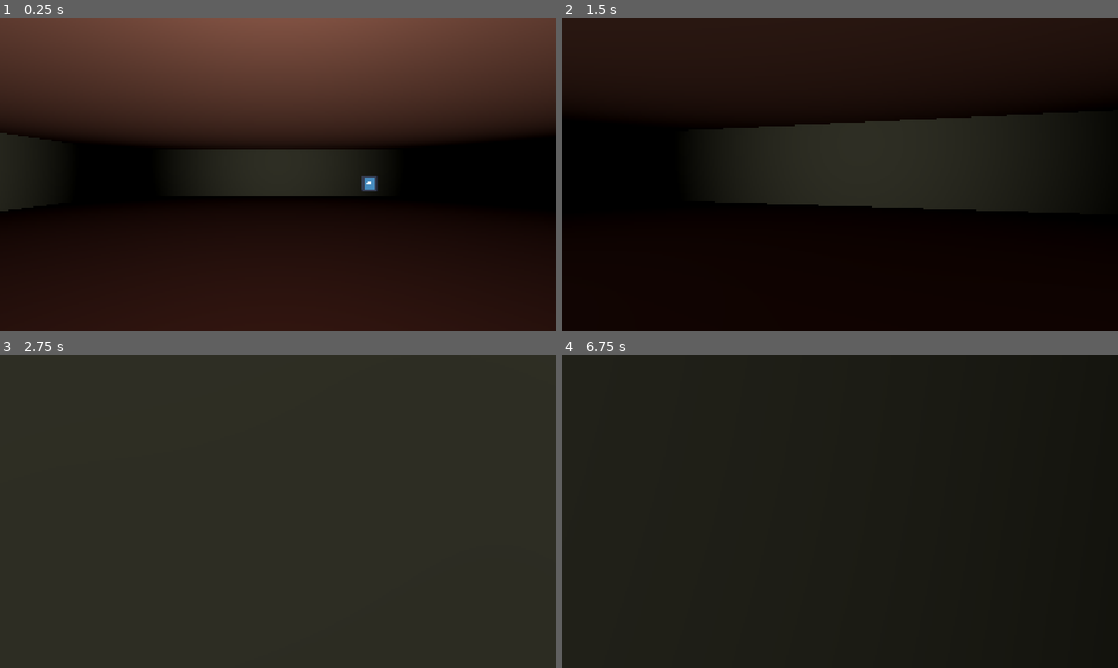
Above: before the commit, frames 1-4 (two rows, left to right).
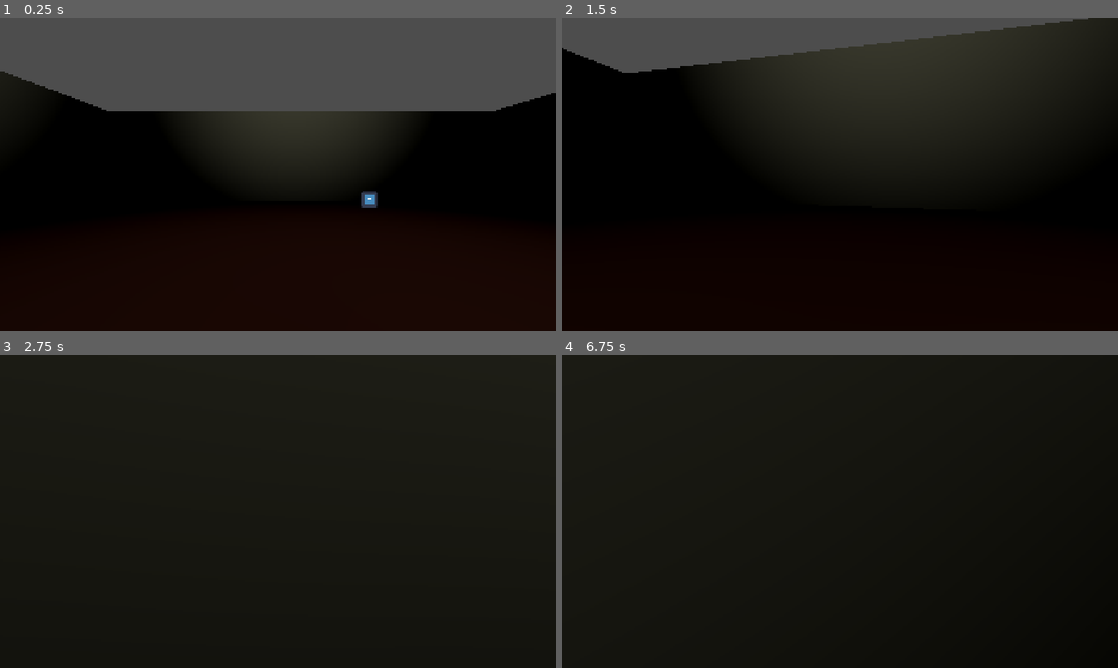
Above: after the commit, the same moments.

Repository: Ranzavia23/GameSeed-DanganronpaCatGame
Game: Godot game, scene res://Scenes/floor1.tscn
Same seed, same stepped clock (60 frames per second), same inputs: the game is played once before the commit and once after it. Before the commit the project starts from res://Scenes/environment.tscn. The engine's default icon, where the game draws it, is replaced by a stand-in: a white triangle on a blue panel in a dark square.
Inputs (mouse positions are in pixels of both pictures, inside the frame that each line leads up to):
- Up to frame 1 (0.25 s): no input
- Up to frame 2 (1.5 s): tap Enter (ui_accept) at 0.5, 0.77 s; move the mouse to (867, 174) at 0.52 s; press the mouse at (867, 174) at 0.53 s; hold Up (ui_up) from 0.53 s (still down); move the mouse to (812, 174) at 1.27 s; release the mouse at (812, 174) at 1.28 s; click (812, 174) at 1.35 s
- Up to frame 3 (2.75 s): keep holding Up (ui_up); tap Enter (ui_accept) at 1.52 s; move the mouse to (289, 505) at 2.02 s; press the mouse at (289, 505) at 2.03 s
- Up to frame 4 (6.75 s): tap Enter (ui_accept) at 2.75, 3.02, 3.5, 3.77, 4.25, 4.52, 5, 5.75, 6.02 s; move the mouse to (834, 517) at 2.77 s; release the mouse at (834, 517) at 2.78 s; click (834, 517) at 2.85 s; move the mouse to (878, 514) at 3.52 s; press the mouse at (878, 514) at 3.53 s; move the mouse to (795, 508) at 4.27 s; release the mouse at (795, 508) at 4.28 s; click (795, 508) at 4.35 s; move the mouse to (845, 511) at 5.02 s; press the mouse at (845, 511) at 5.03 s; move the mouse to (817, 505) at 5.77 s; release Up (ui_up) at 5.78 s; release the mouse at (817, 505) at 5.78 s; hold Right (ui_right) 5.78-6.53 s; click (817, 505) at 5.85 s; move the mouse to (867, 511) at 6.52 s; press the mouse at (867, 511) at 6.53 s; hold Up (ui_up) from 6.53 s (still down)

The runs differ from the first frame. In frame 1, 38% of the frame differs, in the area x 0-100%, y 0-62%; in frame 2, 27%; in frame 3, 14%; in frame 4, less than 0.1%.

Commit message:
Refactor scene transitions: update target scene in door script and create new floor1 scene

Diff:
--- a/Scenes/environment.tscn
+++ /dev/null
@@ -1,81 +0,0 @@
-[gd_scene format=3 uid="uid://cr8o3yllqe75"]
-
-[ext_resource type="PackedScene" uid="uid://be8qbmt0fe144" path="res://Scenes/player.tscn" id="1_km3fo"]
-[ext_resource type="Script" uid="uid://cu3xmxv0dpab7" path="res://Scripts/static_body_3d.gd" id="1_mfu5p"]
-[ext_resource type="PackedScene" uid="uid://oqea5prr10ug" path="res://Scenes/npc_placeholder.tscn" id="3_a65fu"]
-
-[sub_resource type="StandardMaterial3D" id="StandardMaterial3D_a65fu"]
-albedo_color = Color(0.30980393, 0.101960786, 0.02745098, 1)
-
-[sub_resource type="StandardMaterial3D" id="StandardMaterial3D_ukl56"]
-albedo_color = Color(0.9782296, 0.6300377, 0.51621264, 1)
-
-[sub_resource type="StandardMaterial3D" id="StandardMaterial3D_vpl2n"]
-albedo_color = Color(1, 1, 0.81960785, 1)
-
-[sub_resource type="ShaderMaterial" id="ShaderMaterial_vpl2n"]
-
-[sub_resource type="PhysicsMaterial" id="PhysicsMaterial_mfu5p"]
-
-[sub_resource type="BoxShape3D" id="BoxShape3D_mfu5p"]
-size = Vector3(0.16333008, 1.8596191, 1)
-
-[node name="Floor1" type="Node3D" unique_id=1152997182]
-
-[node name="Base" type="CSGBox3D" parent="." unique_id=1014743641]
-transform = Transform3D(1, 0, 0, 0, 1, 0, 0, 0, 1, 1.0279438, 0.026708985, -0.6822691)
-use_collision = true
-size = Vector3(20, 0.01, 20)
-material = SubResource("StandardMaterial3D_a65fu")
-
-[node name="Ceiling" type="CSGBox3D" parent="." unique_id=125942311]
-transform = Transform3D(1, 0, 0, 0, 1, 0, 0, 0, 1, 1.028, 2.5079076, -0.682)
-use_collision = true
-size = Vector3(20, 0.01, 20)
-material = SubResource("StandardMaterial3D_ukl56")
-
-[node name="SWall" type="CSGBox3D" parent="." unique_id=1249961897]
-transform = Transform3D(1, 0, 0, 0, 1, 0, 0, 0, 1, 1.2304032, 1.1922293, 9.211758)
-use_collision = true
-size = Vector3(20, 3, 0.1)
-material = SubResource("StandardMaterial3D_vpl2n")
-
-[node name="NWall" type="CSGBox3D" parent="." unique_id=712673747]
-transform = Transform3D(1, 0, 0, 0, 1, 0, 0, 0, 1, 1.2304032, 1.1922293, -10.684242)
-use_collision = true
-size = Vector3(20, 3, 0.1)
-material = SubResource("StandardMaterial3D_vpl2n")
-
-[node name="WWall" type="CSGBox3D" parent="." unique_id=256203811]
-transform = Transform3D(1, 0, 0, 0, 1, 0, 0, 0, 1, -8.779596, 1.1922293, -0.73524195)
-use_collision = true
-size = Vector3(0.1, 3, 20)
-material = SubResource("StandardMaterial3D_vpl2n")
-
-[node name="EWall" type="CSGBox3D" parent="." unique_id=854420351]
-transform = Transform3D(1, 0, 0, 0, 1, 0, 0, 0, 1, 11.120403, 1.1922293, -0.73524195)
-use_collision = true
-size = Vector3(0.1, 3, 20)
-material = SubResource("StandardMaterial3D_vpl2n")
-
-[node name="Door" type="CSGBox3D" parent="." unique_id=1856801894]
-transform = Transform3D(1, 0, 0, 0, 1, 0, 0, 0, 1, 4.9969387, 0.98565495, 0)
-size = Vector3(0.103637695, 1.9003296, 1)
-material = SubResource("ShaderMaterial_vpl2n")
-
-[node name="StaticBody3D" type="StaticBody3D" parent="Door" unique_id=735153051]
-physics_material_override = SubResource("PhysicsMaterial_mfu5p")
-script = ExtResource("1_mfu5p")
-
-[node name="CollisionShape3D" type="CollisionShape3D" parent="Door/StaticBody3D" unique_id=1728315521]
-shape = SubResource("BoxShape3D_mfu5p")
-
-[node name="Player" parent="." unique_id=358859478 instance=ExtResource("1_km3fo")]
-transform = Transform3D(1, 0, 0, 0, 1, 0, 0, 0, 1, 0, 2.0333238, 0)
-
-[node name="NPC_Placeholder" parent="." unique_id=225260934 instance=ExtResource("3_a65fu")]
-transform = Transform3D(1, 0, 0, 0, 1, 0, 0, 0, 1, 2.9046178, 0.621135, -6.4774327)
-
-[node name="OmniLight3D" type="OmniLight3D" parent="." unique_id=1548488582]
-transform = Transform3D(1, 0, 0, 0, 1, 0, 0, 0, 1, 0, 1.8948627, 0)
-omni_range = 12.891
--- /dev/null
+++ b/Scenes/floor1.tscn
@@ -0,0 +1,161 @@
+[gd_scene format=3 uid="uid://cr8o3yllqe75"]
+
+[ext_resource type="Script" uid="uid://cu3xmxv0dpab7" path="res://Scripts/static_body_3d.gd" id="1_hu1up"]
+[ext_resource type="PackedScene" uid="uid://be8qbmt0fe144" path="res://Scenes/player.tscn" id="2_57iu8"]
+[ext_resource type="PackedScene" uid="uid://oqea5prr10ug" path="res://Scenes/npc_placeholder.tscn" id="3_tucyv"]
+
+[sub_resource type="StandardMaterial3D" id="StandardMaterial3D_a65fu"]
+albedo_color = Color(0.30980393, 0.101960786, 0.02745098, 1)
+
+[sub_resource type="StandardMaterial3D" id="StandardMaterial3D_ukl56"]
+albedo_color = Color(0.9782296, 0.6300377, 0.51621264, 1)
+
+[sub_resource type="StandardMaterial3D" id="StandardMaterial3D_vpl2n"]
+albedo_color = Color(1, 1, 0.81960785, 1)
+
+[sub_resource type="BoxShape3D" id="BoxShape3D_hu1up"]
+size = Vector3(6.1812744, 2.762207, 3.5611267)
+
+[sub_resource type="ShaderMaterial" id="ShaderMaterial_vpl2n"]
+
+[sub_resource type="PhysicsMaterial" id="PhysicsMaterial_mfu5p"]
+
+[sub_resource type="BoxShape3D" id="BoxShape3D_mfu5p"]
+size = Vector3(0.16333008, 1.8596191, 1)
+
+[node name="Floor1" type="Node3D" unique_id=1152997182]
+
+[node name="Base" type="CSGBox3D" parent="." unique_id=1014743641]
+transform = Transform3D(1, 0, 0, 0, 1, 0, 0, 0, 1, 1.028, 0.27, -0.682)
+use_collision = true
+size = Vector3(20, 0.01, 20)
+material = SubResource("StandardMaterial3D_a65fu")
+
+[node name="Ceiling" type="CSGBox3D" parent="." unique_id=125942311]
+transform = Transform3D(1, 0, 0, 0, 1, 0, 0, 0, 1, 1.028, 62.86454, -0.682)
+use_collision = true
+size = Vector3(20, 0.01, 20)
+material = SubResource("StandardMaterial3D_ukl56")
+
+[node name="SWall" type="CSGBox3D" parent="." unique_id=1249961897]
+transform = Transform3D(1, 0, 0, 0, 1, 0, 0, 0, 1, 1.2304032, 2.47223, 9.211758)
+use_collision = true
+size = Vector3(20, 5, 0.1)
+material = SubResource("StandardMaterial3D_vpl2n")
+
+[node name="NWall" type="CSGBox3D" parent="." unique_id=712673747]
+transform = Transform3D(1, 0, 0, 0, 1, 0, 0, 0, 1, 1.2304032, 2.47223, -10.684242)
+use_collision = true
+size = Vector3(20, 5, 0.1)
+material = SubResource("StandardMaterial3D_vpl2n")
+
+[node name="WWall" type="CSGBox3D" parent="." unique_id=256203811]
+transform = Transform3D(1, 0, 0, 0, 1, 0, 0, 0, 1, -8.779596, 2.47223, -0.73524195)
+use_collision = true
+size = Vector3(0.1, 5, 20)
+material = SubResource("StandardMaterial3D_vpl2n")
+
+[node name="EWall" type="CSGBox3D" parent="." unique_id=854420351]
+transform = Transform3D(1, 0, 0, 0, 1, 0, 0, 0, 1, 11.120403, 2.47223, -0.73524195)
+use_collision = true
+size = Vector3(0.1, 5, 20)
+material = SubResource("StandardMaterial3D_vpl2n")
+
+[node name="Stairs" type="Node3D" parent="." unique_id=1750092075]
+transform = Transform3D(1, 0, 0, 0, 1, 0, 0, 0, 1, 8.377853, 0.78518915, 6.6884108)
+
+[node name="Frame" type="CSGBox3D" parent="Stairs" unique_id=1778679107]
+transform = Transform3D(1, 0, 0, 0, 1, 0, 0, 0, 1, -1.0482864, 1.6340904, -5.1979036)
+use_collision = true
+size = Vector3(7.527937, 4.9819336, 0.13085938)
+
+[node name="StairsBlock" type="CSGBox3D" parent="Stairs" unique_id=228725805]
+transform = Transform3D(1, 0, 0, 0, 1, 0, 0, 0, 1, -3.7456512, -0.41088867, 0.58258057)
+size = Vector3(0.70318604, 0.17822266, 4)
+
+[node name="StairsBlock2" type="CSGBox3D" parent="Stairs" unique_id=1528800329]
+transform = Transform3D(1, 0, 0, 0, 1, 0, 0, 0, 1, -3.042653, -0.17938232, 0.58258057)
+size = Vector3(0.70318604, 0.29919434, 4)
+
+[node name="StairsBlock3" type="CSGBox3D" parent="Stairs" unique_id=1356277891]
+transform = Transform3D(1, 0, 0, 0, 1, 0, 0, 0, 1, -2.349165, 0.16674805, 0.58258057)
+size = Vector3(0.70318604, 0.38867188, 4)
+
+[node name="StairsBlock4" type="CSGBox3D" parent="Stairs" unique_id=43811723]
+transform = Transform3D(1, 0, 0, 0, 1, 0, 0, 0, 1, -1.6443839, 0.42529297, 0.58258057)
+size = Vector3(0.70318604, 0.5073242, 4)
+
+[node name="StairsBlock5" type="CSGBox3D" parent="Stairs" unique_id=930108525]
+transform = Transform3D(1, 0, 0, 0, 1, 0, 0, 0, 1, -0.9727497, 0.78408813, 0.58258057)
+size = Vector3(0.70318604, 0.621521, 4)
+
+[node name="StairsBlock6" type="CSGBox3D" parent="Stairs" unique_id=814603012]
+transform = Transform3D(1, 0, 0, 0, 1, 0, 0, 0, 1, -0.30830097, 1.140696, 0.58258057)
+size = Vector3(0.70318604, 0.621521, 4)
+
+[node name="Platform" type="CSGBox3D" parent="Stairs" unique_id=428358369]
+transform = Transform3D(1, 0, 0, 0, 1, 0, 0, 0, 1, 1.3683786, 1.4105778, -1.3405628)
+size = Vector3(2.6466217, 0.621521, 7.593479)
+
+[node name="StairsBlock8" type="CSGBox3D" parent="Stairs" unique_id=953026391]
+transform = Transform3D(1, 0, 0, 0, 1, 0, 0, 0, 1, -0.30830097, 0.8164489, -3.2702918)
+use_collision = true
+size = Vector3(0.70318604, 2.6619186, 3.7471924)
+
+[node name="StairsBlock9" type="CSGBox3D" parent="Stairs" unique_id=1464669191]
+transform = Transform3D(1, 0, 0, 0, 1, 0, 0, 0, 1, -1.0140066, 0.99566436, -3.2702918)
+use_collision = true
+size = Vector3(0.70318604, 3.017849, 3.7471924)
+
+[node name="StairsBlock10" type="CSGBox3D" parent="Stairs" unique_id=559402836]
+transform = Transform3D(1, 0, 0, 0, 1, 0, 0, 0, 1, -1.7170191, 1.1324944, -3.2702918)
+use_collision = true
+size = Vector3(0.70318604, 3.284233, 3.7471924)
+
+[node name="StairsBlock11" type="CSGBox3D" parent="Stairs" unique_id=161170435]
+transform = Transform3D(1, 0, 0, 0, 1, 0, 0, 0, 1, -2.414456, 1.3005733, -3.2702918)
+use_collision = true
+size = Vector3(0.70318604, 3.6255417, 3.7471924)
+
+[node name="StairsBlock12" type="CSGBox3D" parent="Stairs" unique_id=1815766928]
+transform = Transform3D(1, 0, 0, 0, 1, 0, 0, 0, 1, -3.1187272, 1.3781958, -3.2702918)
+use_collision = true
+size = Vector3(0.70318604, 4.090439, 3.7471924)
+
+[node name="StairsBlock13" type="CSGBox3D" parent="Stairs" unique_id=1105927405]
+transform = Transform3D(1, 0, 0, 0, 1, 0, 0, 0, 1, -3.7925644, 1.4654541, -3.2702918)
+use_collision = true
+size = Vector3(0.70318604, 4.563095, 3.7471924)
+
+[node name="StairsBlock14" type="CSGBox3D" parent="Stairs" unique_id=1349985189]
+transform = Transform3D(1, 0, 0, 0, 1, 0, 0, 0, 1, -4.4737816, 1.8049788, -3.2702918)
+use_collision = true
+size = Vector3(0.70318604, 4.636772, 3.7471924)
+
+[node name="StaticBody3D" type="StaticBody3D" parent="Stairs" unique_id=496775362]
+
+[node name="CollisionShape3D" type="CollisionShape3D" parent="Stairs/StaticBody3D" unique_id=787651138]
+transform = Transform3D(1, 0, 0, 0, 1, 0, 0, 0, 1, -1.0980835, 0.8811035, 0.6612091)
+shape = SubResource("BoxShape3D_hu1up")
+
+[node name="Door" type="CSGBox3D" parent="." unique_id=1856801894]
+transform = Transform3D(1, 0, 0, 0, 1, 0, 0, 0, 1, 4.9969387, 1.2099198, 0.79802054)
+size = Vector3(0.103637695, 1.9003296, 1)
+material = SubResource("ShaderMaterial_vpl2n")
+
+[node name="StaticBody3D" type="StaticBody3D" parent="Door" unique_id=735153051]
+physics_material_override = SubResource("PhysicsMaterial_mfu5p")
+script = ExtResource("1_hu1up")
+
+[node name="CollisionShape3D" type="CollisionShape3D" parent="Door/StaticBody3D" unique_id=1728315521]
+shape = SubResource("BoxShape3D_mfu5p")
+
+[node name="Player" parent="." unique_id=358859478 instance=ExtResource("2_57iu8")]
+transform = Transform3D(1, 0, 0, 0, 1, 0, 0, 0, 1, 0, 2.0333238, 0)
+
+[node name="NPC_Placeholder" parent="." unique_id=225260934 instance=ExtResource("3_tucyv")]
+transform = Transform3D(1, 0, 0, 0, 1, 0, 0, 0, 1, 2.9046178, 0.621135, -6.4774327)
+
+[node name="OmniLight3D" type="OmniLight3D" parent="." unique_id=1548488582]
+transform = Transform3D(1, 0, 0, 0, 1, 0, 0, 0, 1, 0.83528185, 7.4841347, -0.86328304)
+omni_range = 12.891
--- a/Scripts/door_to_main_room.gd
+++ b/Scripts/door_to_main_room.gd
@@ -1,5 +1,5 @@
 extends Area2D
-@export var target_scene: String = "res://Scenes/environment.tscn"
+@export var target_scene: String = "res://Scenes/floor1.tscn"
 
 func _on_input_event(viewport, event, shape_idx):
 	if event is InputEventMouseButton and event.button_index == MOUSE_BUTTON_LEFT and event.pressed:
--- a/project.godot
+++ b/project.godot
@@ -80,4 +80,3 @@
 [rendering]
 
 rendering_device/driver.windows="d3d12"
-renderer/rendering_method="mobile"
